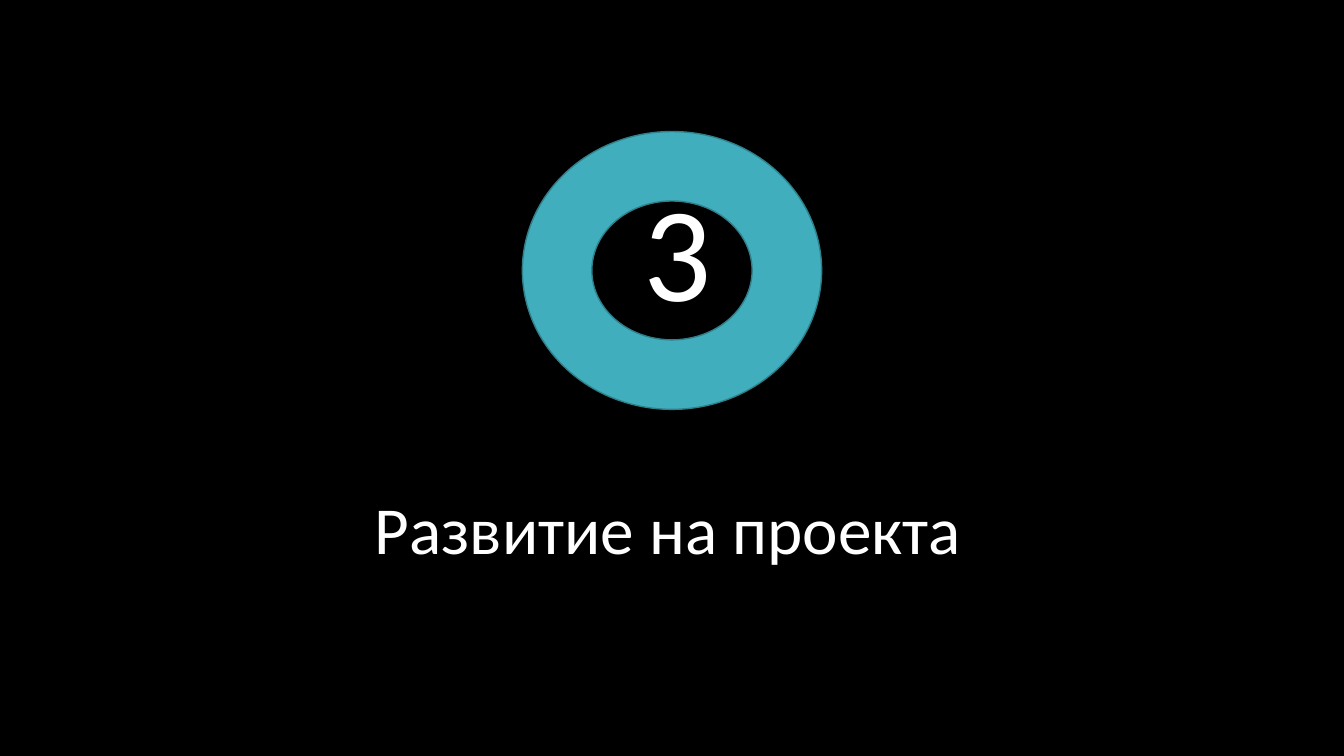
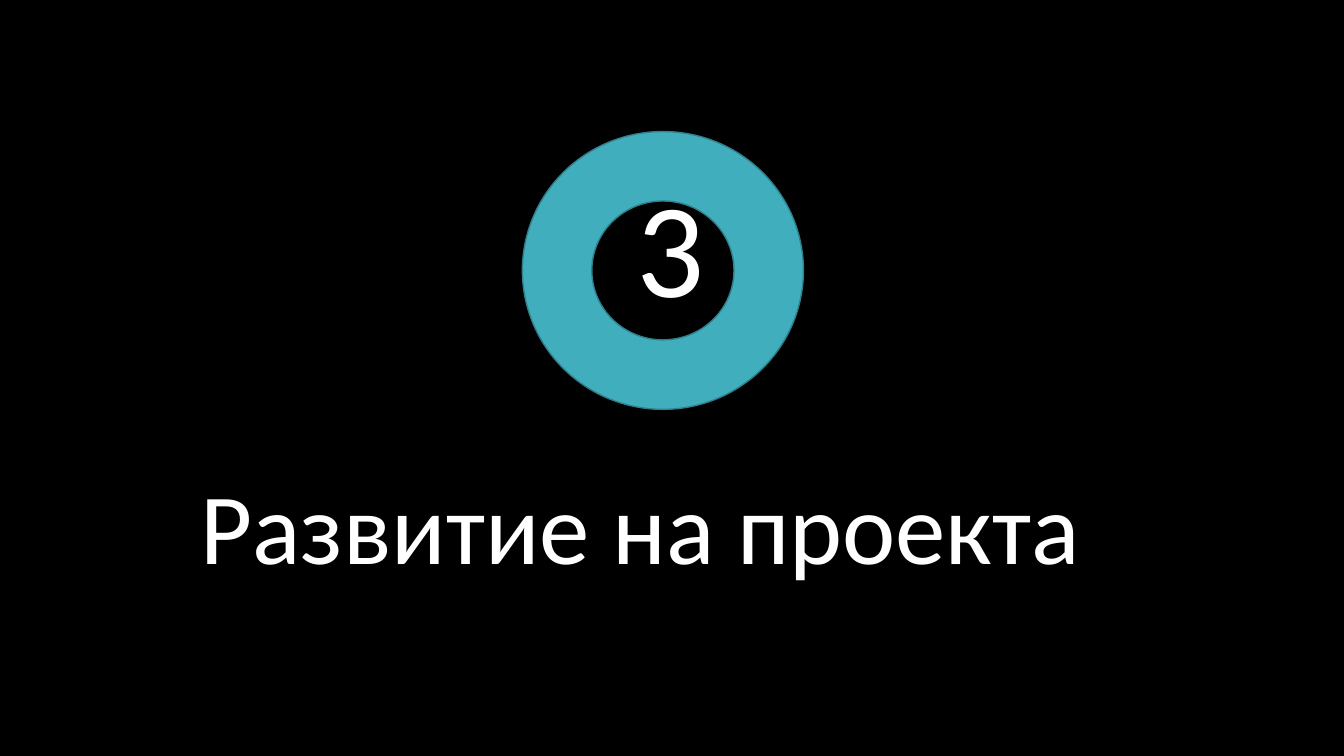
Before and after one commit to EGGeorgieva21/Hangman-project-2022, a slide deck: slide 7 of docs/presentation.pptx. Drawn at 1344x756 pixels with LibreOffice and Linux fonts; fonts in the diff are those of the drawing; background and template pictures are left out. Boxes give left, top, right and bottom in pixels: in the first picture for what was removed or moved away, otherwise in the second. Text is boxed around its words. In the diff, an @@ line names an element or a change of style, - is before the commit and + after.

```diff
--- a/docs/presentation.pptx
+++ b/docs/presentation.pptx
@@ donut resized from (x1=522, y1=131, x2=822, y2=409) to (x1=522, y1=131, x2=804, y2=409) @@
@@ text "3" moved from (x1=643, y1=189, x2=711, y2=332) to (x1=637, y1=185, x2=705, y2=328) @@
@@ text "Развитие на проекта" moved from (x1=375, y1=511, x2=960, y2=565) to (x1=201, y1=499, x2=1080, y2=581) @@
@@ text "Развитие на проекта" at (x1=201, y1=499, x2=1080, y2=581): size 48 to 72 pt @@
```
Also in this commit, not shown: 7 other slides changed, 1 slide added, 1 slide removed, 1 other file.
